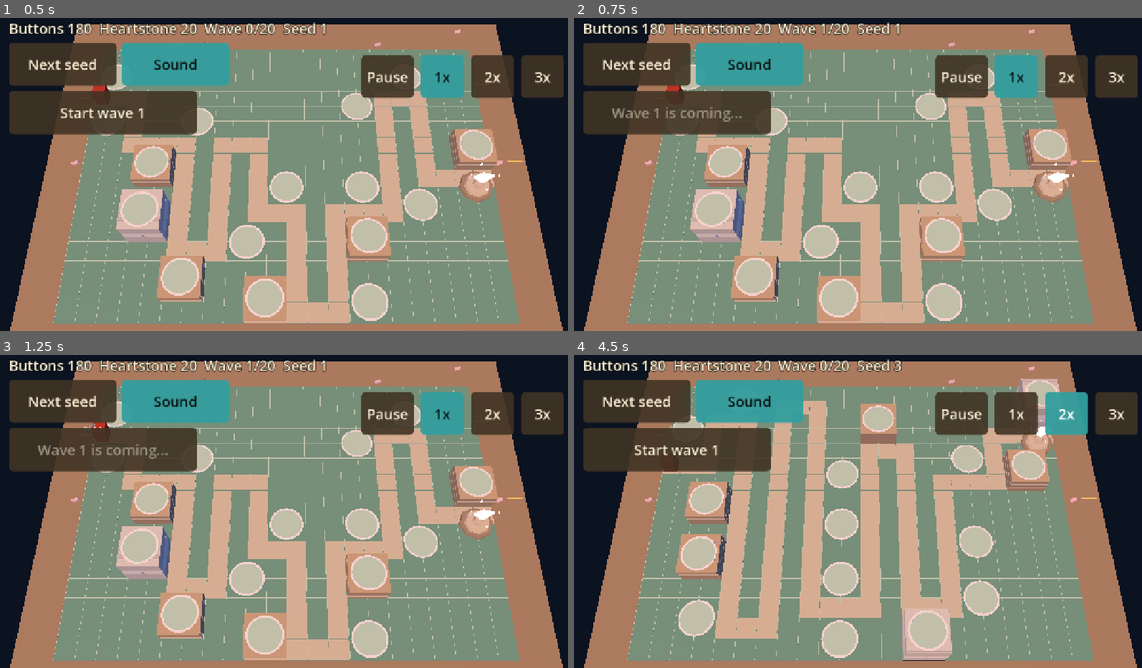
Above: before the commit, frames 1-4 (two rows, left to right).
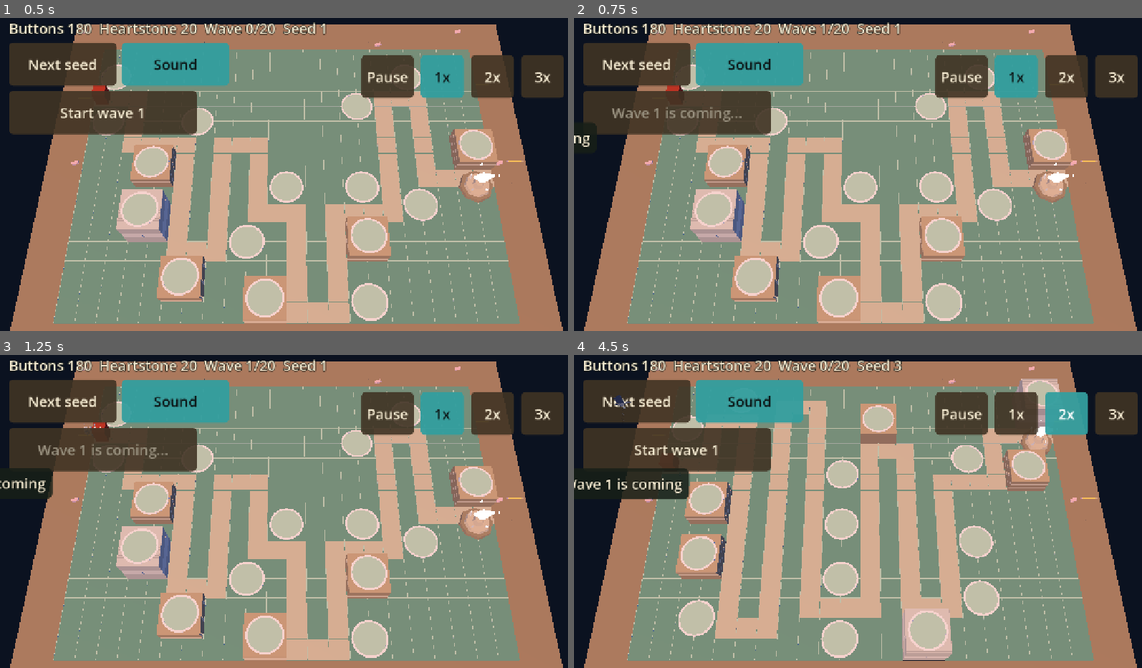
Above: after the commit, the same moments.

Repository: juanpalopez/psychic-bassoon
Game: Godot game, scene res://main.tscn
Same seed, same stepped clock (60 frames per second), same inputs: the game is played once before the commit and once after it.
Inputs:
- Up to frame 1 (0.5 s): no input
- Up to frame 2 (0.75 s): click "Start wave 1" at 0.5 s
- Up to frame 3 (1.25 s): no input
- Up to frame 4 (4.5 s): click "Next seed" at 1.25 s; click "Start wave 1" at 2 s; click "Next seed" at 2.75 s; click "1x" at 3.5 s; click "2x" at 4.25 s

Frame 1 is identical in both runs. In frame 2, 0.1% of the frame differs, in the area x 0-5%, y 33-42%; in frame 3, 0.2%; in frame 4, 1.3%, in the area x 0-21%, y 12-47%.

Commit message:
feat(ui): add the Messenger Crow for wave alerts
An origami crow flies in with a scroll, holds it, and flies out; alerts
queue. It announces a launched wave (a boss wave by name) and the Buttons
paid for a cleared wave. The 3D view is drawn only while it is out.

Closes #251

Co-Authored-By: Claude Sonnet 5.5 <noreply@anthropic.com>
Claude-Session: https://claude.ai/code/session_013kCD1gD2mF2bzJQYitQCV3

Diff:
--- /dev/null
+++ b/godot/content/alerts.gd
@@ -0,0 +1,12 @@
+## The words and timings of the Messenger Crow's alerts.
+extends RefCounted
+
+const WAVE_COMING := "Wave %d is coming"
+const BOSS_COMING := "A boss comes with wave %d!"
+const WAVE_CLEARED := "Wave %d cleared: +%d Buttons"
+## Seconds the crow takes to fly from the edge to the middle (and the middle to the far
+## edge), and to hold its scroll in the middle.
+const CROW_FLY_SECONDS := 0.9
+const CROW_HOLD_SECONDS := 2.2
+## Messages waiting for the crow beyond the one it carries; older ones are dropped.
+const CROW_MAX_QUEUE := 4
--- a/godot/main.gd
+++ b/godot/main.gd
@@ -24,6 +24,7 @@
 var _fingers := TouchFingers.new()
 var _speed := GameSpeed.new()
 var _audio := AudioPlayer.new()
+var _crow := MessengerCrow.new()
 
 @onready var _board: Board = $Board
 @onready var _rig: CameraRig = $CameraRig
@@ -50,6 +51,7 @@
 	_start(from_url if from_url is int else _board.map_seed)
 	add_child(_audio)
 	_sound.toggled.connect(func(on: bool) -> void: _audio.set_muted(not on))
+	$Hud.add_child(_crow)
 	_next_seed.pressed.connect(func() -> void: _start(_game.seed + 1))
 	_menu.tower_chosen.connect(_on_tower_chosen)
 	_speed_bar.speed_chosen.connect(_on_speed_chosen)
@@ -306,6 +308,7 @@
 func _after_tick(game: GameState) -> void:
 	for event in game.events:
 		_audio.play_sfx(SoundMap.sfx_for(event, game))
+		_crow.deliver(CrowAlerts.text_for(event))
 		if event.kind == GameEvent.Kind.COMMAND_REJECTED:
 			_show_message(RejectText.of(event.reason))
 		elif event.kind == GameEvent.Kind.TOWER_FIRED:
--- /dev/null
+++ b/godot/tests/ui/test_crow_alerts.gd
@@ -0,0 +1,30 @@
+## The words the Messenger Crow carries for a game event.
+extends GutTest
+
+const WAVES := preload("res://content/waves.gd")
+
+
+func _event(kind: GameEvent.Kind, wave: int) -> GameEvent:
+	var event := GameEvent.of(kind)
+	event.wave = wave
+	return event
+
+
+func test_a_launched_wave_is_announced_by_its_number() -> void:
+	assert_eq(CrowAlerts.text_for(_event(GameEvent.Kind.WAVE_LAUNCHED, 3)), "Wave 3 is coming")
+
+
+func test_a_boss_wave_is_named_as_one() -> void:
+	var text := CrowAlerts.text_for(_event(GameEvent.Kind.WAVE_LAUNCHED, WAVES.BOSS_EVERY))
+	assert_eq(text, "A boss comes with wave %d!" % WAVES.BOSS_EVERY)
+
+
+func test_a_cleared_wave_reports_the_buttons_paid() -> void:
+	var event := _event(GameEvent.Kind.WAVE_CLEARED, 4)
+	event.bonus = 19
+	assert_eq(CrowAlerts.text_for(event), "Wave 4 cleared: +19 Buttons")
+
+
+func test_other_events_carry_no_message() -> void:
+	for kind in [GameEvent.Kind.FOE_KILLED, GameEvent.Kind.TOWER_BUILT, GameEvent.Kind.FOE_LEAKED]:
+		assert_eq(CrowAlerts.text_for(GameEvent.of(kind)), "", str(kind))
--- /dev/null
+++ b/godot/tests/ui/test_messenger_crow.gd
@@ -0,0 +1,94 @@
+## The Messenger Crow flies in with a scroll, holds it, flies out, and delivers one
+## message after another.
+extends GutTest
+
+const ALERTS := preload("res://content/alerts.gd")
+
+
+func _crow() -> MessengerCrow:
+	var crow := MessengerCrow.new()
+	add_child_autofree(crow)
+	return crow
+
+
+func test_an_idle_crow_is_hidden_and_the_viewport_is_off() -> void:
+	var crow := _crow()
+	assert_eq(crow.phase(), MessengerCrow.Phase.IDLE)
+	assert_false(crow.visible)
+	assert_false(crow.is_rendering())
+
+
+func test_delivering_a_message_starts_the_flight_and_shows_it() -> void:
+	var crow := _crow()
+	crow.deliver("Wave 1 is coming")
+	assert_eq(crow.phase(), MessengerCrow.Phase.FLYING_IN)
+	assert_eq(crow.text(), "Wave 1 is coming")
+	assert_true(crow.visible)
+	assert_true(crow.is_rendering())
+
+
+func test_the_flight_goes_in_then_holds_then_goes_out_then_rests() -> void:
+	var crow := _crow()
+	crow.deliver("hello")
+	crow.advance(ALERTS.CROW_FLY_SECONDS + 0.01)
+	assert_eq(crow.phase(), MessengerCrow.Phase.HOLDING)
+	crow.advance(ALERTS.CROW_HOLD_SECONDS + 0.01)
+	assert_eq(crow.phase(), MessengerCrow.Phase.FLYING_OUT)
+	crow.advance(ALERTS.CROW_FLY_SECONDS + 0.01)
+	assert_eq(crow.phase(), MessengerCrow.Phase.IDLE)
+	assert_false(crow.visible)
+	assert_false(crow.is_rendering())
+
+
+func test_the_crow_crosses_the_screen_from_the_left_to_the_right() -> void:
+	var crow := _crow()
+	crow.deliver("x")
+	assert_almost_eq(crow.position_fraction(), 0.0, 1e-9)
+	crow.advance(ALERTS.CROW_FLY_SECONDS)
+	assert_almost_eq(crow.position_fraction(), 0.5, 1e-9, "the middle while it holds")
+	crow.advance(ALERTS.CROW_HOLD_SECONDS + ALERTS.CROW_FLY_SECONDS)
+	assert_almost_eq(crow.position_fraction(), 1.0, 1e-9)
+
+
+func test_messages_wait_their_turn_and_arrive_in_order() -> void:
+	var crow := _crow()
+	crow.deliver("first")
+	crow.deliver("second")
+	assert_eq(crow.pending(), 1)
+	var whole := ALERTS.CROW_FLY_SECONDS * 2.0 + ALERTS.CROW_HOLD_SECONDS
+	crow.advance(whole + 0.01)
+	assert_eq(crow.text(), "second")
+	assert_eq(crow.phase(), MessengerCrow.Phase.FLYING_IN)
+	assert_eq(crow.pending(), 0)
+
+
+func test_a_long_queue_keeps_only_the_newest_messages() -> void:
+	var crow := _crow()
+	crow.deliver("flying")
+	for i in ALERTS.CROW_MAX_QUEUE + 3:
+		crow.deliver("m%d" % i)
+	assert_eq(crow.pending(), ALERTS.CROW_MAX_QUEUE)
+	var whole := ALERTS.CROW_FLY_SECONDS * 2.0 + ALERTS.CROW_HOLD_SECONDS
+	crow.advance(whole + 0.01)
+	assert_eq(crow.text(), "m3", "the oldest waiting ones were dropped")
+
+
+func test_an_empty_message_is_ignored() -> void:
+	var crow := _crow()
+	crow.deliver("")
+	assert_eq(crow.phase(), MessengerCrow.Phase.IDLE)
+
+
+func test_the_crow_draws_the_owners_model() -> void:
+	var crow := _crow()
+	assert_true(crow.has_model())
+
+
+func test_main_feeds_the_crow_from_a_launched_wave() -> void:
+	var main: Node = preload("res://main.tscn").instantiate()
+	add_child_autofree(main)
+	Game.submit(main._game, Command.launch_wave())
+	Game.tick(main._game)
+	main._after_tick(main._game)
+	assert_eq(main._crow.text(), "Wave 1 is coming")
+	assert_true(main._crow.visible)
--- /dev/null
+++ b/godot/ui/crow_alerts.gd
@@ -0,0 +1,17 @@
+## The words the Messenger Crow carries for a game event; "" when the event is not worth a
+## scroll.
+class_name CrowAlerts
+extends RefCounted
+
+const ALERTS := preload("res://content/alerts.gd")
+const WAVES := preload("res://content/waves.gd")
+
+
+static func text_for(event: GameEvent) -> String:
+	if event.kind == GameEvent.Kind.WAVE_LAUNCHED:
+		if event.wave % WAVES.BOSS_EVERY == 0:
+			return ALERTS.BOSS_COMING % event.wave
+		return ALERTS.WAVE_COMING % event.wave
+	if event.kind == GameEvent.Kind.WAVE_CLEARED:
+		return ALERTS.WAVE_CLEARED % [event.wave, event.bonus]
+	return ""
--- /dev/null
+++ b/godot/ui/messenger_crow.gd
@@ -0,0 +1,186 @@
+## The Messenger Crow: an origami crow that flies across the top of the screen with a
+## scroll, holds it in the middle, and flies on. Messages queue; the 3D view is drawn only
+## while the crow is out. Fed by `deliver`, moved by `advance` (called every frame).
+class_name MessengerCrow
+extends Control
+
+enum Phase { IDLE, FLYING_IN, HOLDING, FLYING_OUT }
+
+const ALERTS := preload("res://content/alerts.gd")
+const MODEL := "res://assets/models/ui/messenger_crow.glb"
+const THEME := preload("res://ui/hud_theme.tres")
+const VIEW_SIZE := 240
+const TOP_MARGIN := 16.0
+const SCROLL_GAP := 8.0
+const BOB_HEIGHT := 10.0
+const BOB_SPEED := 6.0
+## The model is about half a unit wide; the camera fills the square view with it.
+const CAMERA_POSITION := Vector3(0.0, 0.3, 1.5)
+const CAMERA_TARGET := Vector3(0.0, 0.3, 0.0)
+const FACE_RIGHT_DEGREES := 90.0
+
+var _phase := Phase.IDLE
+var _elapsed := 0.0
+var _text := ""
+var _queue: Array[String] = []
+var _clock := 0.0
+var _has_model := false
+var _container: SubViewportContainer
+var _viewport: SubViewport
+var _scroll: PanelContainer
+var _label: Label
+
+
+func _ready() -> void:
+	theme = THEME
+	set_anchors_preset(Control.PRESET_FULL_RECT)
+	mouse_filter = Control.MOUSE_FILTER_IGNORE
+	_build_view()
+	_build_scroll()
+	_show_phase()
+
+
+## Queues a message for the crow to carry; an empty one is ignored.
+func deliver(message: String) -> void:
+	if message == "":
+		return
+	if _phase == Phase.IDLE:
+		_start(message)
+		return
+	_queue.append(message)
+	while _queue.size() > ALERTS.CROW_MAX_QUEUE:
+		_queue.pop_front()
+
+
+## Moves the flight on by `delta` seconds, through as many phases as that covers.
+func advance(delta: float) -> void:
+	_clock += delta
+	var left := delta
+	while left >= 0.0 and _phase != Phase.IDLE:
+		var remaining := _duration(_phase) - _elapsed
+		if left < remaining:
+			_elapsed += left
+			break
+		left -= remaining
+		_elapsed = 0.0
+		_next_phase()
+	_show_phase()
+
+
+func phase() -> Phase:
+	return _phase
+
+
+func text() -> String:
+	return _text
+
+
+func pending() -> int:
+	return _queue.size()
+
+
+## Where the crow is across the screen, 0 at the left edge, 0.5 in the middle, 1 at the
+## right edge (and while it rests).
+func position_fraction() -> float:
+	match _phase:
+		Phase.FLYING_IN:
+			return 0.5 * _elapsed / ALERTS.CROW_FLY_SECONDS
+		Phase.HOLDING:
+			return 0.5
+		Phase.FLYING_OUT:
+			return 0.5 + 0.5 * _elapsed / ALERTS.CROW_FLY_SECONDS
+	return 1.0
+
+
+## Whether the 3D view is being drawn.
+func is_rendering() -> bool:
+	return _viewport.render_target_update_mode == SubViewport.UPDATE_ALWAYS
+
+
+func has_model() -> bool:
+	return _has_model
+
+
+func _process(delta: float) -> void:
+	advance(delta)
+
+
+func _start(message: String) -> void:
+	_text = message
+	_phase = Phase.FLYING_IN
+	_elapsed = 0.0
+	_show_phase()
+
+
+func _next_phase() -> void:
+	match _phase:
+		Phase.FLYING_IN:
+			_phase = Phase.HOLDING
+		Phase.HOLDING:
+			_phase = Phase.FLYING_OUT
+		Phase.FLYING_OUT:
+			if _queue.is_empty():
+				_phase = Phase.IDLE
+			else:
+				_text = _queue.pop_front()
+				_phase = Phase.FLYING_IN
+
+
+func _duration(phase_now: Phase) -> float:
+	return ALERTS.CROW_HOLD_SECONDS if phase_now == Phase.HOLDING else ALERTS.CROW_FLY_SECONDS
+
+
+## Shows or hides the view to match the phase, and puts the crow and its scroll in place.
+func _show_phase() -> void:
+	var active := _phase != Phase.IDLE
+	visible = active
+	_viewport.render_target_update_mode = (
+		SubViewport.UPDATE_ALWAYS if active else SubViewport.UPDATE_DISABLED
+	)
+	_label.text = _text
+	if not active:
+		return
+	var across := size.x + float(VIEW_SIZE)
+	var x := position_fraction() * across - float(VIEW_SIZE)
+	var y := TOP_MARGIN + sin(_clock * BOB_SPEED) * BOB_HEIGHT
+	_container.position = Vector2(x, y)
+	_scroll.reset_size()
+	_scroll.position = Vector2(
+		x + float(VIEW_SIZE) / 2.0 - _scroll.size.x / 2.0, y + float(VIEW_SIZE) + SCROLL_GAP
+	)
+
+
+func _build_view() -> void:
+	_container = SubViewportContainer.new()
+	_container.stretch = true
+	_container.custom_minimum_size = Vector2(VIEW_SIZE, VIEW_SIZE)
+	_container.size = Vector2(VIEW_SIZE, VIEW_SIZE)
+	_container.mouse_filter = Control.MOUSE_FILTER_IGNORE
+	add_child(_container)
+	_viewport = SubViewport.new()
+	_viewport.size = Vector2i(VIEW_SIZE, VIEW_SIZE)
+	_viewport.transparent_bg = true
+	_viewport.own_world_3d = true
+	_viewport.render_target_update_mode = SubViewport.UPDATE_DISABLED
+	_container.add_child(_viewport)
+	var camera := Camera3D.new()
+	_viewport.add_child(camera)
+	camera.position = CAMERA_POSITION
+	camera.look_at(CAMERA_TARGET)
+	var light := DirectionalLight3D.new()
+	_viewport.add_child(light)
+	light.rotation_degrees = Vector3(-35.0, 25.0, 0.0)
+	var packed := ModelLoader.scene(MODEL)
+	if packed != null:
+		var crow := packed.instantiate() as Node3D
+		crow.rotation_degrees.y = FACE_RIGHT_DEGREES
+		_viewport.add_child(crow)
+		_has_model = true
+
+
+func _build_scroll() -> void:
+	_scroll = PanelContainer.new()
+	_scroll.mouse_filter = Control.MOUSE_FILTER_IGNORE
+	add_child(_scroll)
+	_label = Label.new()
+	_scroll.add_child(_label)
Binary file added: godot/assets/models/ui/messenger_crow.glb
Not shown, added: godot/assets/models/ui/messenger_crow.glb.import
Not shown, added: godot/content/alerts.gd.uid
Not shown, added: godot/tests/ui/test_crow_alerts.gd.uid
Not shown, added: godot/tests/ui/test_messenger_crow.gd.uid
Not shown, added: godot/ui/crow_alerts.gd.uid
Not shown, added: godot/ui/messenger_crow.gd.uid
Not shown, changed: assets/CREDITS.md
